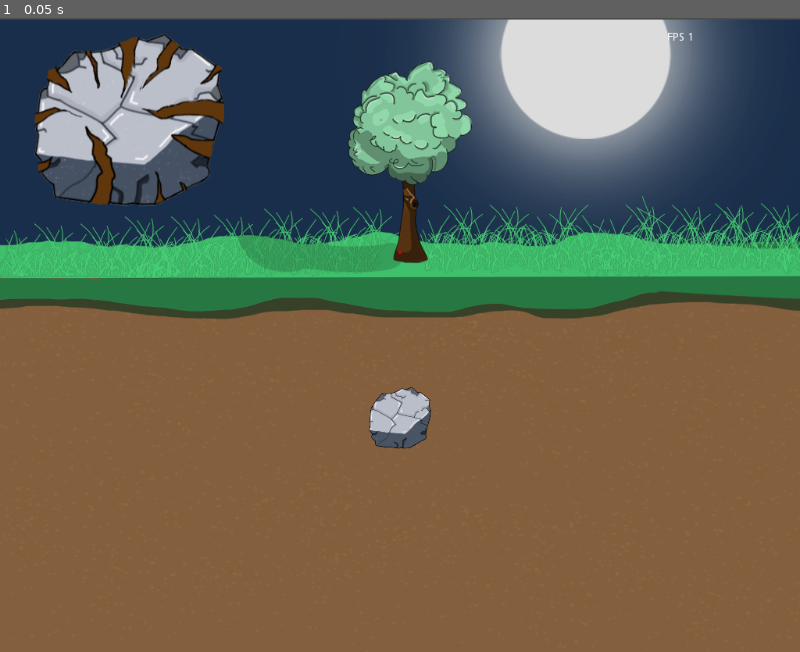
Above: before the commit, frame 1.
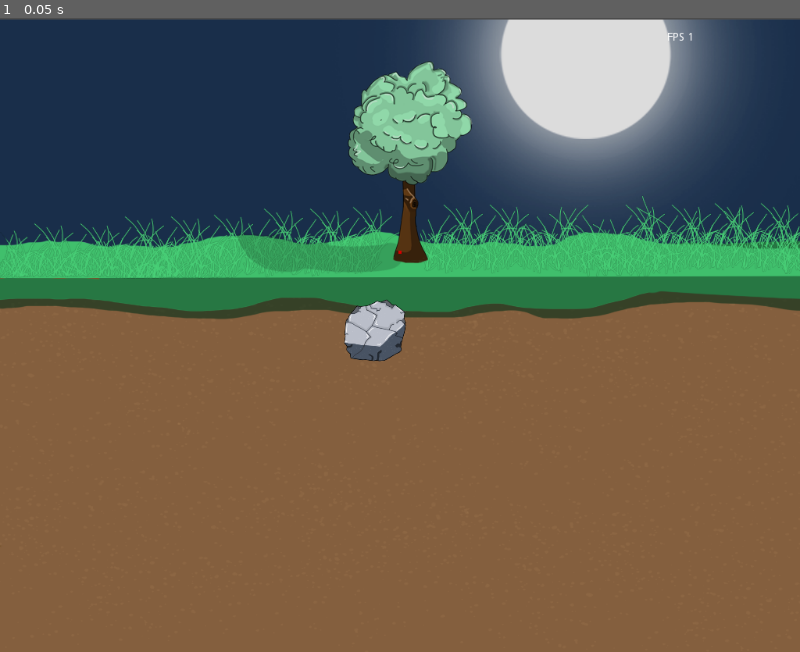
Above: after the commit, the same moment.

Repository: GunesUstunalp/GGJ2023Game
Game: Godot game, scene res://MainScene.tscn
The game is run twice, just before and just after one commit, with the same random seed, the same clock (stepped at 60 frames per second) and the same inputs.
Inputs:
- Up to frame 1 (0.05 s): no input

The runs differ from the first frame. In frame 1, 6.3% of the frame differs, in the area x 4-54%, y 2-68%.

Commit message:
Rock can now be collected and new ones spawn

Diff:
--- /dev/null
+++ b/AnimatedRock.gd
@@ -0,0 +1,5 @@
+extends AnimatedSprite
+
+func _on_AnimatedSprite_animation_finished():
+	frame = 6
+	playing = false
--- /dev/null
+++ b/AnimatedRock.tscn
@@ -0,0 +1,31 @@
+[gd_scene load_steps=10 format=2]
+
+[ext_resource path="res://Resources/stoneanimation2/1.png" type="Texture" id=1]
+[ext_resource path="res://Resources/stoneanimation2/0.png" type="Texture" id=2]
+[ext_resource path="res://Resources/stoneanimation2/3.png" type="Texture" id=3]
+[ext_resource path="res://Resources/stoneanimation2/4.png" type="Texture" id=4]
+[ext_resource path="res://Resources/stoneanimation2/5.png" type="Texture" id=5]
+[ext_resource path="res://Resources/stoneanimation2/6.png" type="Texture" id=6]
+[ext_resource path="res://Resources/stoneanimation2/2.png" type="Texture" id=7]
+[ext_resource path="res://AnimatedRock.gd" type="Script" id=8]
+
+[sub_resource type="SpriteFrames" id=1]
+animations = [ {
+"frames": [  ],
+"loop": true,
+"name": "default",
+"speed": 5.0
+}, {
+"frames": [ ExtResource( 2 ), ExtResource( 1 ), ExtResource( 7 ), ExtResource( 3 ), ExtResource( 4 ), ExtResource( 5 ), ExtResource( 6 ) ],
+"loop": true,
+"name": "found_rock",
+"speed": 5.0
+} ]
+
+[node name="AnimatedSprite" type="AnimatedSprite"]
+frames = SubResource( 1 )
+animation = "found_rock"
+speed_scale = 2.0
+script = ExtResource( 8 )
+
+[connection signal="animation_finished" from="." to="." method="_on_AnimatedSprite_animation_finished"]
--- a/MainScene.tscn
+++ b/MainScene.tscn
@@ -6,22 +6,7 @@
 [ext_resource path="res://Resources/sky.png" type="Texture" id=4]
 [ext_resource path="res://FPSCounter.gd" type="Script" id=5]
 [ext_resource path="res://RockSpawner.gd" type="Script" id=6]
-[ext_resource path="res://Resources/stoneanimation2/1.png" type="Texture" id=7]
-[ext_resource path="res://Resources/stoneanimation2/0.png" type="Texture" id=8]
-[ext_resource path="res://Resources/stoneanimation2/3.png" type="Texture" id=9]
-[ext_resource path="res://Resources/stoneanimation2/4.png" type="Texture" id=10]
-[ext_resource path="res://Resources/stoneanimation2/5.png" type="Texture" id=11]
-[ext_resource path="res://Resources/stoneanimation2/6.png" type="Texture" id=12]
 [ext_resource path="res://RootEnd.gd" type="Script" id=13]
-[ext_resource path="res://Resources/stoneanimation2/2.png" type="Texture" id=14]
-
-[sub_resource type="SpriteFrames" id=1]
-animations = [ {
-"frames": [ ExtResource( 8 ), ExtResource( 7 ), ExtResource( 14 ), ExtResource( 9 ), ExtResource( 10 ), ExtResource( 11 ), ExtResource( 12 ) ],
-"loop": true,
-"name": "default",
-"speed": 5.0
-} ]
 
 [node name="MainScene" type="Node2D"]
 script = ExtResource( 6 )
@@ -45,14 +30,11 @@
 margin_bottom = 59.0
 script = ExtResource( 5 )
 
-[node name="AnimatedSprite" type="AnimatedSprite" parent="."]
-position = Vector2( 165, 130 )
-frames = SubResource( 1 )
-frame = 5
-
 [node name="Roots" type="Node2D" parent="."]
 
 [node name="Rocks" type="Node2D" parent="."]
 
+[node name="AnimatedRocks" type="Node2D" parent="."]
+
 [node name="RootEnd" parent="." instance=ExtResource( 3 )]
 script = ExtResource( 13 )
--- a/RockSpawner.gd
+++ b/RockSpawner.gd
@@ -3,6 +3,10 @@
 var rockImageScale
 var rockHalfWidth = 40
 var currRockIndex = 0
+
+var animatedRock
+var rockPositionsArr = []
+var rng = RandomNumberGenerator.new()
 
 signal rock_spawned
 
@@ -16,7 +20,10 @@
 	var rootEnd = get_node("RootEnd")
 	rootEnd.connect("found_rock", self, "_on_found_rock")
 
-	spawnRockAtPosition(Vector2(512,512))
+	spawnRockAtPosition(Vector2(480,400))
+
+	animatedRock = preload('res://AnimatedRock.tscn')
+	rng.randomize()
 
 func _process(delta):
 	pass
@@ -29,9 +36,32 @@
 	get_node("Rocks").add_child(rockInstance)
 	emit_signal("rock_spawned", posToSpawn, rockHalfWidth, currRockIndex)
 	currRockIndex += 1
+	rockPositionsArr.append(posToSpawn)
 
 func _on_found_rock(rootEndPos, foundIndex):
 	print("Found Rock!")
+
+	var animatedRockInstance = animatedRock.instance()
+	animatedRockInstance.scale = rockImageScale
+	animatedRockInstance.position = rockPositionsArr[foundIndex]
+	animatedRockInstance.play("found_rock")
+	get_node("AnimatedRocks").add_child(animatedRockInstance)
+
+	if foundIndex == 0: #spawn an extra rock if it's the first time we found a rock
+		spawnRockAtRandomPosition()
+
+	spawnRockAtRandomPosition()
+
 #	var connectionLine = Line2D.new()
 #	connectionLine.draw_line(Vector2(400,400), Vector2(512,512), Color.aqua, 10)
 #	add_child_below_node(get_node("Rocks"), connectionLine)
+
+func spawnRockAtRandomPosition():
+	print("Spawn Rock at Random Pos")
+	var randX = rng.randf_range(0 + rockHalfWidth, 1024 - rockHalfWidth)
+	var randY = rng.randf_range(300 + rockHalfWidth, 812 - rockHalfWidth)
+
+	if get_node("RootEnd").call("is_there_space_for_a_rock_there", Vector2(randX, randY), rockHalfWidth):
+		spawnRockAtPosition(Vector2(randX, randY))
+	else:
+		spawnRockAtRandomPosition()
--- a/RootEnd.gd
+++ b/RootEnd.gd
@@ -116,3 +116,17 @@
 			groundMatrix[posToSpawn.x + x][posToSpawn.y - 300 + y] = currRockIndex + 2
 			#print(posToSpawn.x + x, "  ", posToSpawn.y - 300 + y)
 	print("Rock spawned")
+
+func is_there_space_for_a_rock_there(pos, rockHalfWidth):
+	print("Is there space for a rock?")
+	print("Space: ", pos)
+	pos.x -= rockHalfWidth
+	pos.y -= rockHalfWidth
+
+
+	for x in range(rockHalfWidth * 2):
+		for y in range(rockHalfWidth * 2):
+			if groundMatrix[pos.x + x][pos.y - 300 + y] != 0:
+				return false
+
+	return true
Not shown: 1 places in MainScene.tscn that only renumber resources
